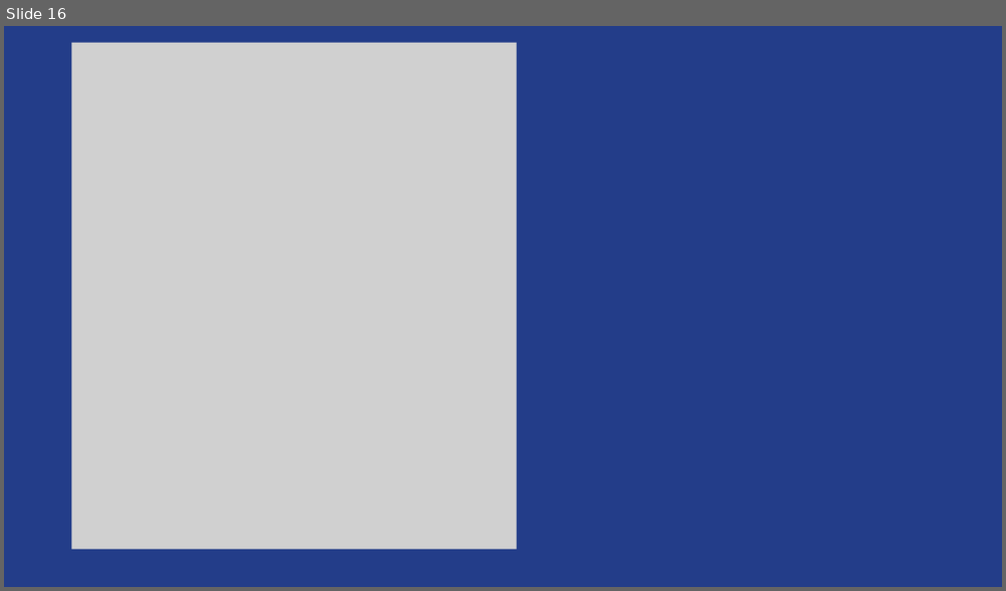
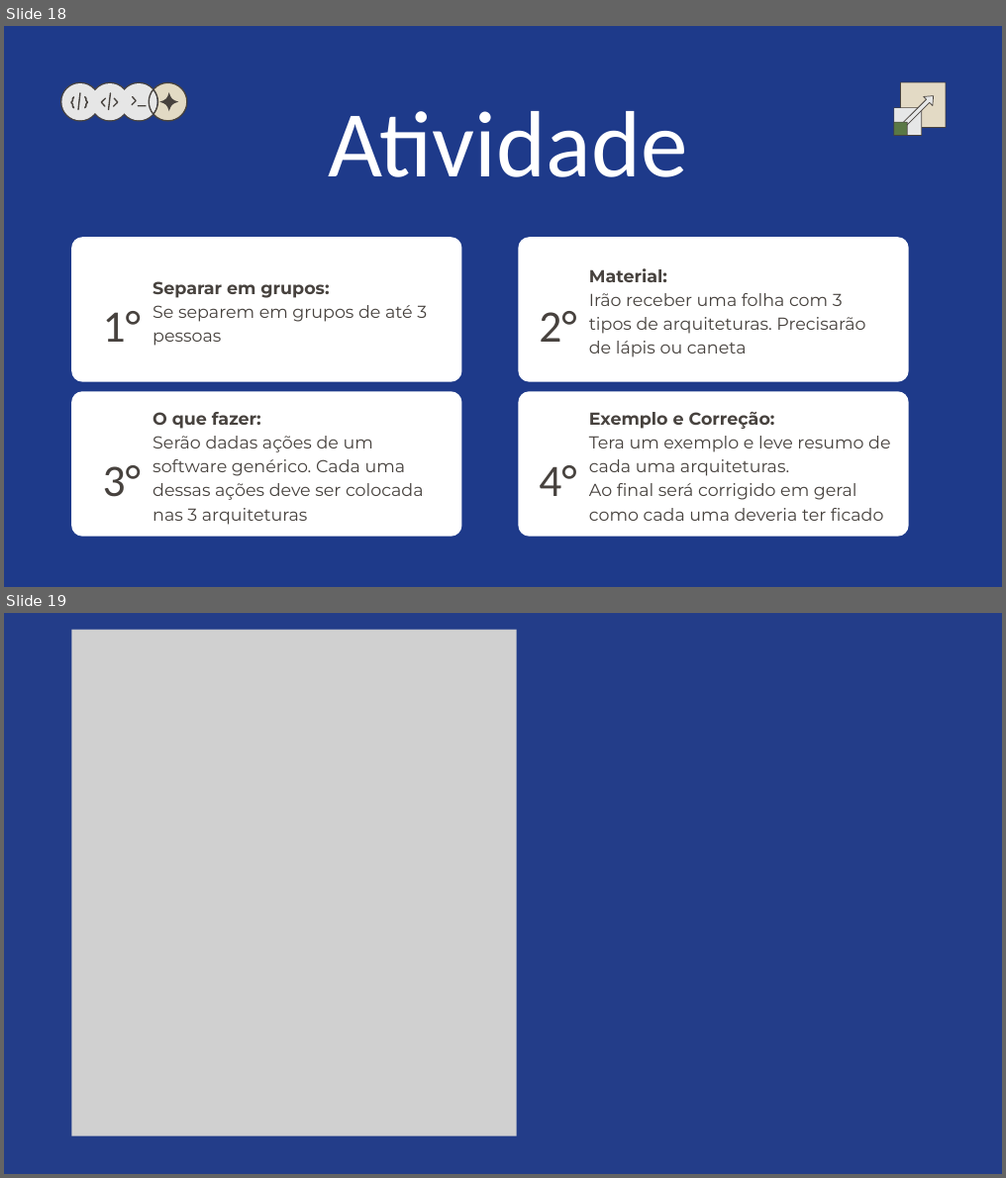
Before and after one commit to Liche008/Eng-Soft2-Grupo2, a slide deck: Apresentacao.pptx. Shown one above the other, each under a label of ours: slide 16 before the commit, slides 18 and 19 after it. The pictures are 1006x591 and 1006x1178 pixels, drawn with LibreOffice and Linux fonts; fonts in the diff are those of the drawing; grey boxes stand for pictures. Boxes give left, top, right and bottom in pixels: in the first picture for what was removed or moved away, otherwise in the second. Text is boxed around its words. In the diff, an @@ line names an element or a change of style, - is before the commit and + after.

```diff
--- a/Apresentacao.pptx
+++ b/Apresentacao.pptx
@@ slide 18 added at <box>4,26,1002,587</box>, background #1E3A8A @@
@@ group added at <box>60,81,187,121</box>: 16 freeform shapes @@
@@ text added at <box>328,111,687,177</box>, 136 pt, text #FFFFFF @@
+Atividade
@@ group added at <box>894,81,946,136</box>: 8 freeform shapes @@
@@ freeform shape added at <box>71,237,461,381</box>, fill #FFFFFF @@
@@ freeform shape added at <box>519,237,909,381</box>, fill #FFFFFF @@
@@ text added at <box>152,281,427,346</box>, 25 pt, text #47423E @@
+Separar em grupos:
+Se separem em grupos de até 3 pessoas
@@ text added at <box>589,269,865,358</box>, 25 pt, text #47423E @@
+Material:
+Irão receber uma folha com 3 tipos de arquiteturas. Precisarão de lápis ou caneta
@@ text added at <box>103,311,141,342</box>, 65 pt, text #47423E @@
+1°
@@ text added at <box>539,311,576,342</box>, 65 pt, text #47423E @@
+2°
@@ freeform shape added at <box>71,391,461,537</box>, fill #FFFFFF @@
@@ freeform shape added at <box>519,391,909,537</box>, fill #FFFFFF @@
@@ text added at <box>152,412,424,525</box>, 25 pt, text #47423E @@
+O que fazer:
+Serão dadas ações de um software genérico. Cada uma dessas ações deve ser colocada nas 3 arquiteturas
@@ text added at <box>589,412,890,521</box>, 25 pt, text #47423E @@
+Exemplo e Correção:
+Tera um exemplo e leve resumo de cada uma arquiteturas.
+Ao final será corrigido em geral como cada uma deveria ter ficado
@@ text added at <box>103,466,141,497</box>, 65 pt, text #47423E @@
+3°
@@ text added at <box>539,466,576,496</box>, 65 pt, text #47423E @@
+4°
@@ what was slide 16 is now slide 19 @@
```
Also in this commit, not shown: 10 slides changed, 7 other slides added, 5 slides removed, 1 other file.
